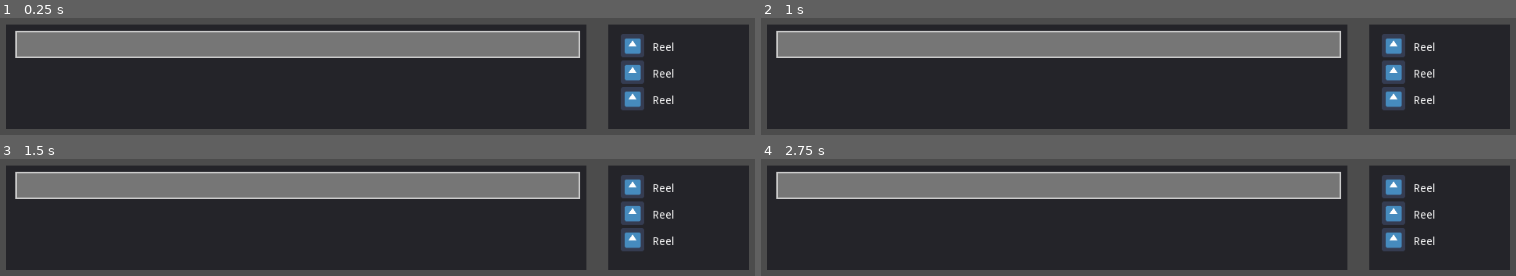
Above: before the commit, frames 1-4 (two rows, left to right).
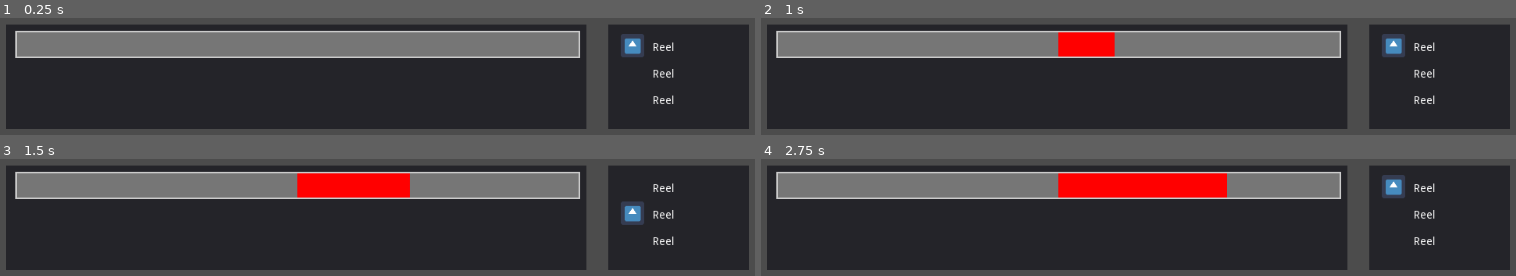
Above: after the commit, the same moments.

Repository: TateKennington/Battle-Fish-Saga
Game: Godot game, scene res://Battle.tscn
Two runs of this game, one before a commit and one after it. Both use one fixed random seed, a clock stepped at 60 frames per second and the inputs below. The engine's default icon, where the game draws it, is replaced by a stand-in: a white triangle on a blue panel in a dark square.
Inputs:
- Up to frame 1 (0.25 s): no input
- Up to frame 2 (1 s): tap Enter at 0.5 s; hold Up from 0.53 s (still down); tap Space at 0.77 s
- Up to frame 3 (1.5 s): tap Space at 1.25 s; release Up at 1.28 s; hold Down from 1.28 s (still down)
- Up to frame 4 (2.75 s): tap Space at 1.52 s; tap Enter at 2 s; release Down at 2.03 s; hold Up from 2.03 s (still down)

The runs differ from the first frame. In frame 1, 1.2% of the frame differs, in the area x 82-86%, y 36-79%; in frame 2, 2.8%; in frame 3, 4.4%; in frame 4, 6.0%, in the area x 39-86%, y 11-79%.

Commit message:
Started implementing battle gui

Diff:
--- a/Battle.gd
+++ b/Battle.gd
@@ -5,6 +5,7 @@
 
 onready var player: Player = $Player;
 onready var enemy: Enemy = $Enemy.get_child(0);
+onready var gui: BattleGUI = $CanvasLayer/BattleGUI;
 
 var distance: int = 0;
 var tension: int = 0;
@@ -14,6 +15,7 @@
 	for ability in player.abilities:
 		var curr = ability as Node2D;
 		curr.connect("move", self, "on_move");
+	gui.set_tension(0)
 	play_turn();
 
 func play_turn():
@@ -40,3 +42,4 @@
 	print(tension_change)
 	distance += distance_change;
 	tension += tension_change;
+	gui.set_tension(tension);
--- /dev/null
+++ b/GUI/BattleGUI.gd
@@ -0,0 +1,28 @@
+extends Control
+
+class_name BattleGUI
+
+onready var tension_bar: TensionBar = $StatsPanel/TensionBar
+
+var selected = 0;
+
+func _ready():
+	update_indicators();
+
+func update_indicators():
+	for i in range($MovesPanel/Indicators.get_child_count()):
+		$MovesPanel/Indicators.get_child(i).get_child(0).visible = false
+	$MovesPanel/Indicators.get_child(selected).get_child(0).visible = true
+
+func set_tension(tension: float):
+	tension_bar.set_value(tension)
+
+func _input(event):
+	if event is InputEventKey && event.is_pressed():
+		var key = event as InputEventKey;
+		if key.scancode == KEY_UP:
+			selected = selected - 1;
+		if key.scancode == KEY_DOWN:
+			selected = selected + 1;
+		selected = clamp(selected, 0, $MovesPanel/Indicators.get_child_count()-1)
+		update_indicators()
--- a/GUI/BattleGUI.tscn
+++ b/GUI/BattleGUI.tscn
@@ -1,11 +1,13 @@
-[gd_scene load_steps=3 format=2]
+[gd_scene load_steps=4 format=2]
 
 [ext_resource path="res://GUI/Components/TensionBar/TensionBar.tscn" type="PackedScene" id=1]
 [ext_resource path="res://icon.png" type="Texture" id=2]
+[ext_resource path="res://GUI/BattleGUI.gd" type="Script" id=3]
 
 [node name="BattleGUI" type="Control"]
 anchor_right = 1.0
 anchor_bottom = 1.0
+script = ExtResource( 3 )
 __meta__ = {
 "_edit_use_anchors_": false
 }
@@ -23,6 +25,7 @@
 }
 
 [node name="TensionBar" parent="StatsPanel" instance=ExtResource( 1 )]
+value = 10.0
 
 [node name="MovesPanel" type="Panel" parent="."]
 anchor_left = 0.785
--- a/GUI/Components/TensionBar/TensionBar.gd
+++ b/GUI/Components/TensionBar/TensionBar.gd
@@ -1,6 +1,8 @@
 tool
 
 extends Control
+
+class_name TensionBar
 
 export(float) var value setget set_value;
 
--- a/project.godot
+++ b/project.godot
@@ -9,6 +9,11 @@
 config_version=4
 
 _global_script_classes=[ {
+"base": "Control",
+"class": "BattleGUI",
+"language": "GDScript",
+"path": "res://GUI/BattleGUI.gd"
+}, {
 "base": "Node2D",
 "class": "Enemy",
 "language": "GDScript",
@@ -18,10 +23,17 @@
 "class": "Player",
 "language": "GDScript",
 "path": "res://Player/Player.gd"
+}, {
+"base": "Control",
+"class": "TensionBar",
+"language": "GDScript",
+"path": "res://GUI/Components/TensionBar/TensionBar.gd"
 } ]
 _global_script_class_icons={
+"BattleGUI": "",
 "Enemy": "",
-"Player": ""
+"Player": "",
+"TensionBar": ""
 }
 
 [application]
